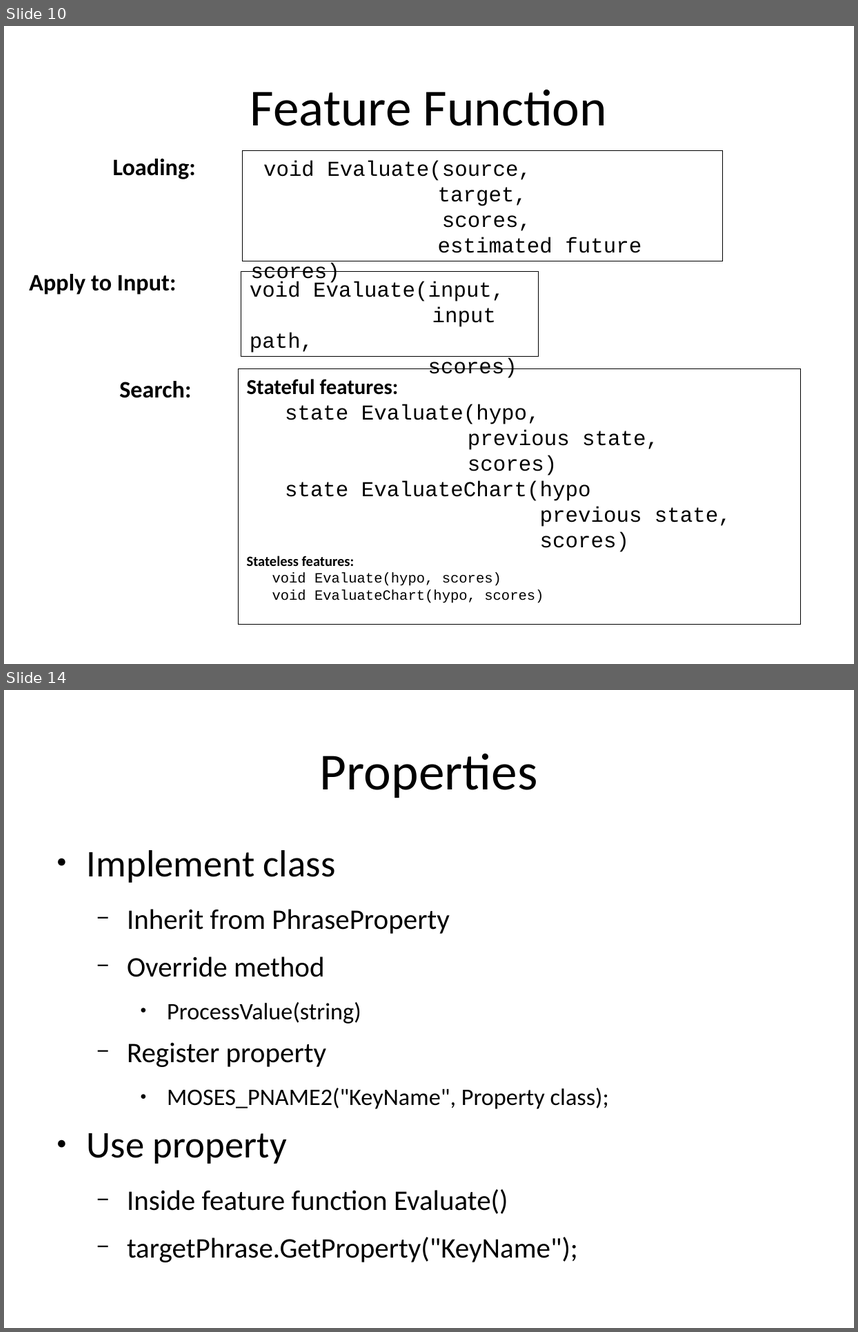
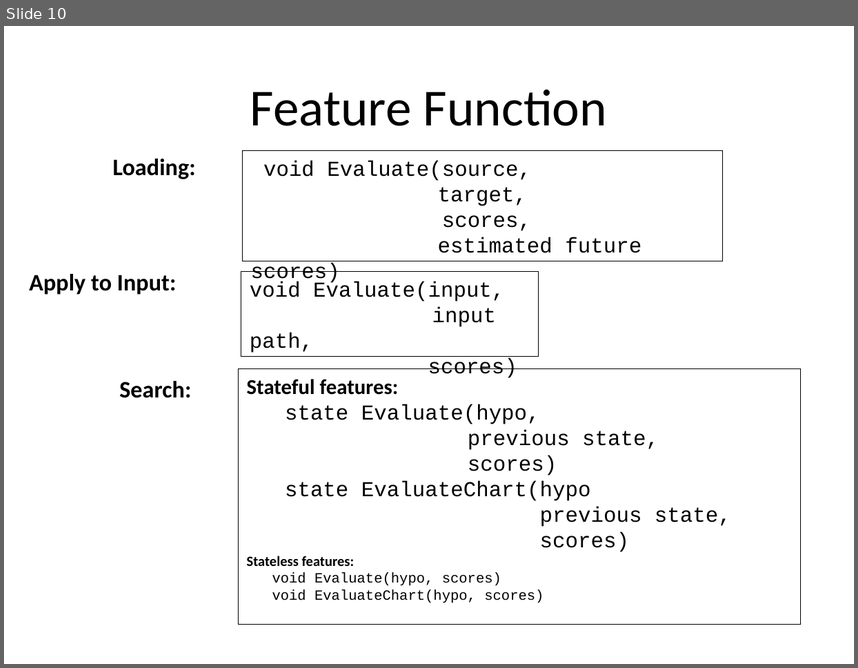
Before and after one commit to hieuhoang/papers, a slide deck: iit-bombay/FeatureFunction.odp. Shown one above the other, each under a label of ours: slides 10 and 14 before the commit, slide 10 after it; the slides between them are not shown. The pictures are 858x1332 and 858x668 pixels, drawn with LibreOffice and Linux fonts; fonts in the diff are those of the drawing; background and template pictures are left out. Boxes give left, top, right and bottom in pixels: in the first picture for what was removed or moved away, otherwise in the second. Text is boxed around its words. In the diff, an @@ line names an element or a change of style, - is before the commit and + after.

```diff
--- a/iit-bombay/FeatureFunction.odp
+++ b/iit-bombay/FeatureFunction.odp
@@ slide 14 removed at [4,690,854,1328], background #FFFFFF @@
@@ title removed at [320,753,537,798] @@
-Properties
@@ text removed at [87,850,609,1262] @@
-● Implement class
-  − Inherit from PhraseProperty
-  − Override method
-    ● ProcessValue(string)
-  − Register property
-    ● MOSES_PNAME2("KeyName", Property class);
-● Use property
-  − Inside feature function Evaluate()
-  − targetPhrase.GetProperty("KeyName");
```
Also in this commit, not shown: 4 slides added, 3 other slides removed, 3 other files.
